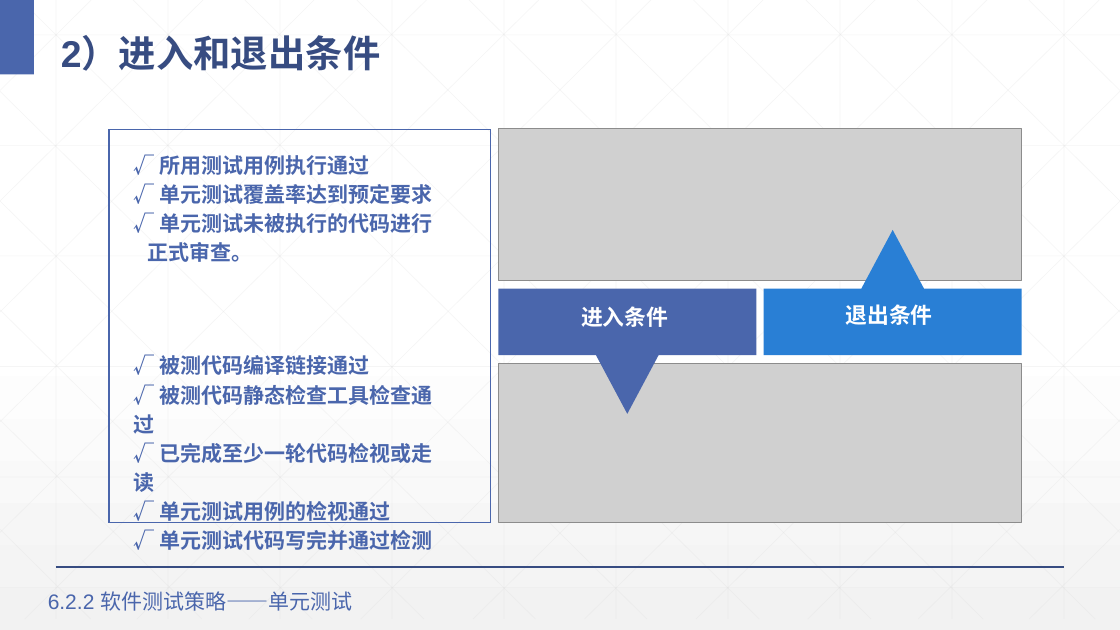
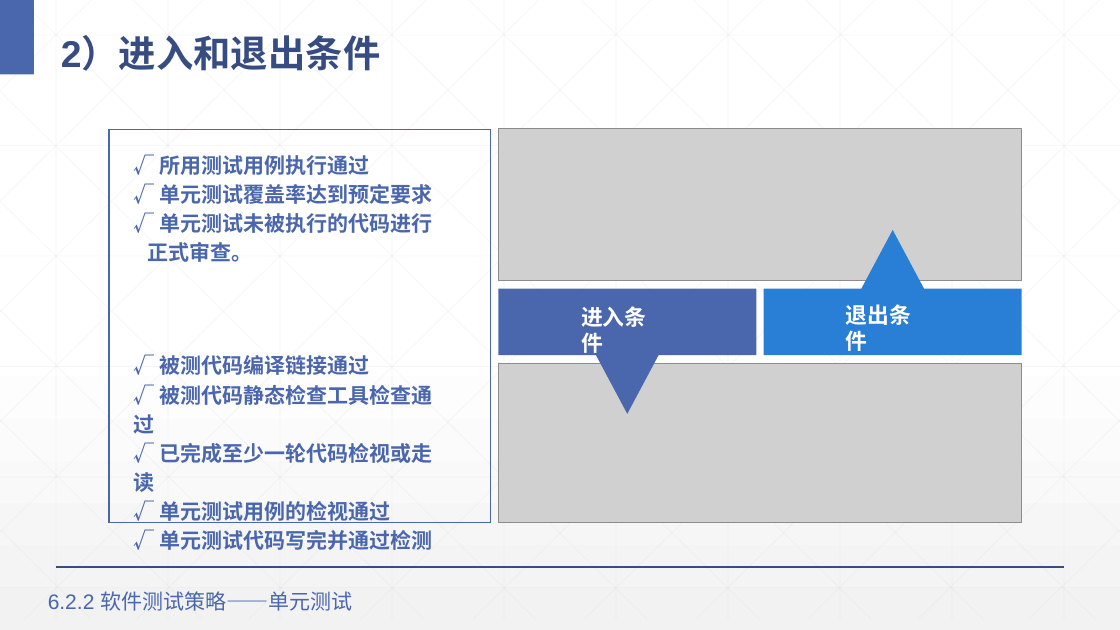
Before and after one commit to Panamera-Turbo/Software_Engineering, a slide deck: slide 27 of 6软件质量保证.pptx. Drawn at 1120x630 pixels with LibreOffice and Linux fonts; fonts in the diff are those of the drawing; grey boxes stand for pictures. Boxes give left, top, right and bottom in pixels: in the first picture for what was removed or moved away, otherwise in the second. Text is boxed around its words. In the diff, an @@ line names an element or a change of style, - is before the commit and + after.

```diff
--- a/6软件质量保证.pptx
+++ b/6软件质量保证.pptx
@@ text "进入条件" rewrapped from (581,306,668,327) to (581,306,646,357) @@
@@ text "退出条件" rewrapped from (846,304,933,325) to (846,304,911,351) @@
```
Also in this commit, not shown: 42 other slides changed, 7 other files.
